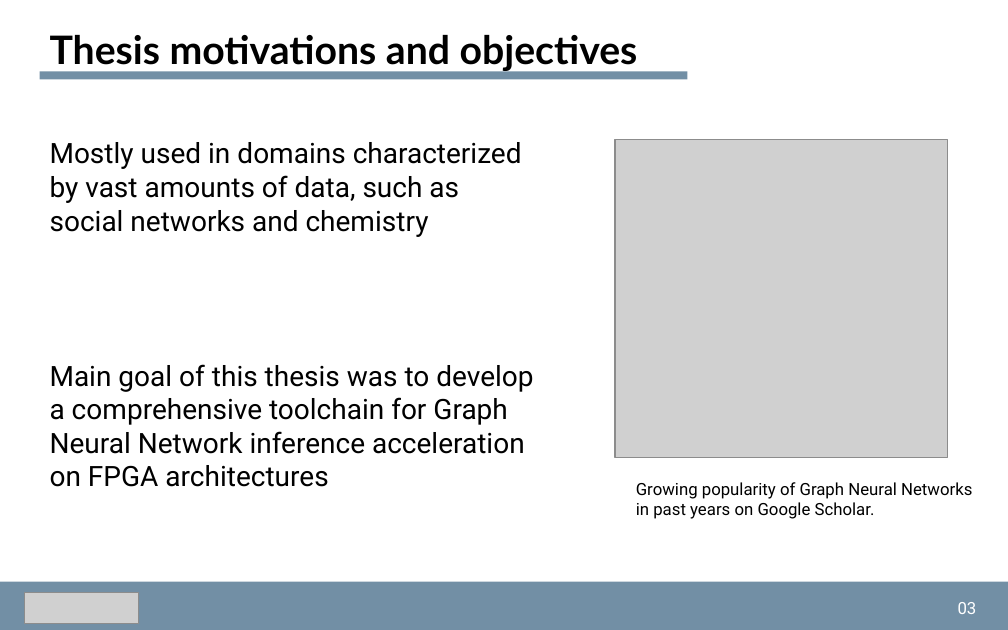
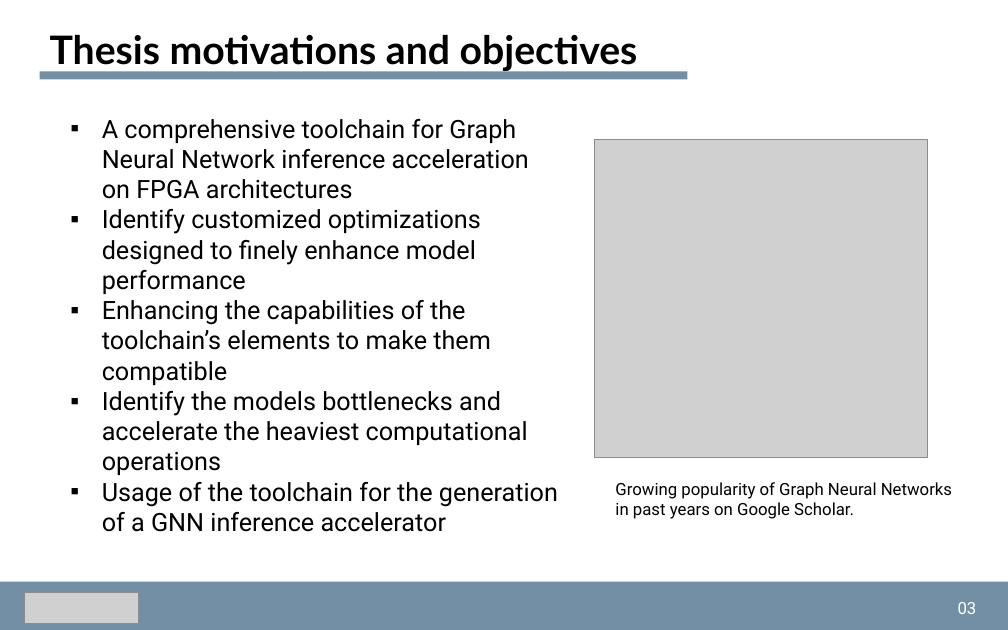
Before and after one commit to dmsgnn/master-thesis, a slide deck: slide 3 of docs/presentation/presentation.pptx. Drawn at 1008x630 pixels with LibreOffice and Linux fonts; fonts in the diff are those of the drawing; grey boxes stand for pictures. Boxes give left, top, right and bottom in pixels: in the first picture for what was removed or moved away, otherwise in the second. Text is boxed around its words. In the diff, an @@ line names an element or a change of style, - is before the commit and + after.

```diff
--- a/docs/presentation/presentation.pptx
+++ b/docs/presentation/presentation.pptx
@@ text at [102, 119, 558, 532]: text changed; size 20 to 18 pt @@
-Main goal of this thesis was to develop a comprehensive toolchain for Graph
-Neural Network inference acceleration
-on FPGA architectures
+▪ A comprehensive toolchain for Graph Neural Network inference acceleration on FPGA architectures
+▪ Identify customized optimizations designed to finely enhance model performance
+▪ Enhancing the capabilities of the toolchain’s elements to make them compatible
+▪ Identify the models bottlenecks and accelerate the heaviest computational operations
+▪ Usage of the toolchain for the generation of a GNN inference accelerator
@@ text removed at [50, 142, 522, 237] @@
-Mostly used in domains characterized by vast amounts of data, such as social networks and chemistry
@@ picture: place and size @@
-picture at [615, 140, 948, 458]
+picture at [595, 140, 927, 458]
@@ text "Growing popularity of Graph Neural ...": place and size @@
-text "Growing popularity of Graph Neural ..." at [636, 482, 972, 519]
+text "Growing popularity of Graph Neural ..." at [615, 482, 952, 519]
```
Also in this commit, not shown: 16 other slides changed, 1 other file.
